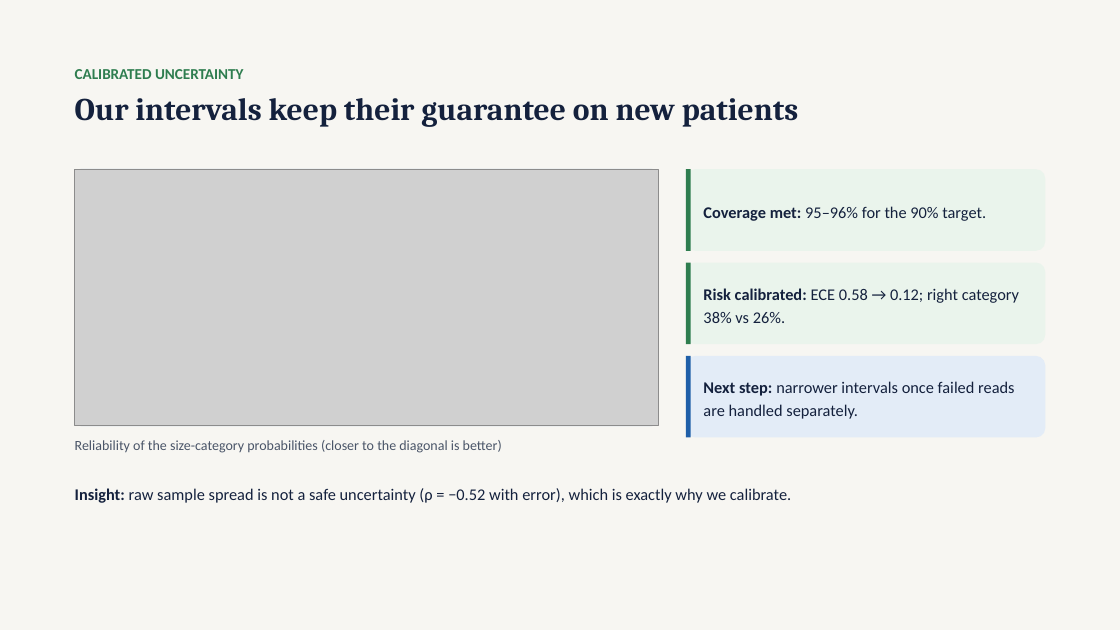
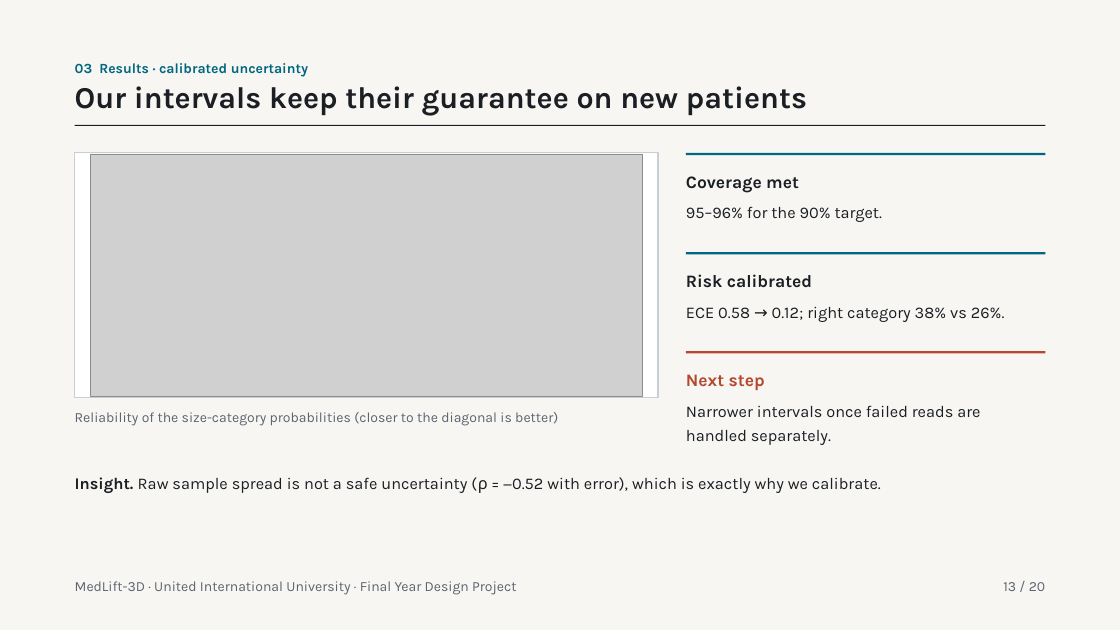
Before and after one commit to tcsquanta/medlift3d, a slide deck: slide 13 of report/MedLift3D_Defense.pptx (slide 14 before the commit). Drawn at 1120x630 pixels with LibreOffice and Linux fonts; fonts in the diff are those of the drawing; grey boxes stand for pictures. Boxes give left, top, right and bottom in pixels: in the first picture for what was removed or moved away, otherwise in the second. Text is boxed around its words. In the diff, an @@ line names an element or a change of style, - is before the commit and + after.

```diff
--- a/report/MedLift3D_Defense.pptx
+++ b/report/MedLift3D_Defense.pptx
@@ text "Our intervals keep their guarantee ...": place and size @@
-text "Our intervals keep their guarantee ..." at (75, 98, 798, 127)
+text "Our intervals keep their guarantee ..." at (75, 86, 807, 116)
@@ text "Our intervals keep their guarantee ..." at (75, 86, 807, 116): size 27 to 26 pt, font Cambria to Karla, text colour #14213D to #1B1F24; line spacing 1.05 to 1 @@
@@ text at (75, 63, 308, 77): text changed; size 13 to 12 pt; font Calibri to Karla; text colour #2E7D4F to #00677F @@
-CALIBRATED UNCERTAINTY
+03 Results · calibrated uncertainty
@@ rectangle added at (75, 125, 1046, 126), fill #1B1F24 @@
@@ rounded rectangle removed at (75, 169, 658, 426) @@
@@ rectangle added at (75, 153, 658, 398), fill #FFFFFF, outline #C9CED4 1 pt @@
@@ picture: place and size @@
-picture at (75, 169, 658, 426)
+picture at (91, 154, 643, 397)
@@ vertical alignment middle to top in 3 elements at (686, 274, 1005, 322), (686, 374, 980, 445), (686, 176, 882, 222) @@
@@ text at (686, 176, 882, 222): text changed; font Calibri to Karla; text colour #14213D to #1B1F24 @@
-Coverage met: 95–96% for the 90% target.
+Coverage met
+95–96% for the 90% target.
@@ rounded rectangle removed at (686, 169, 1046, 250) @@
@@ rectangle removed at (686, 169, 691, 250) @@
@@ rectangle added at (686, 153, 1046, 155), fill #00677F @@
@@ rounded rectangle removed at (686, 262, 1046, 344) @@
@@ rectangle removed at (686, 262, 691, 344) @@
@@ rectangle added at (686, 252, 1046, 255), fill #00677F @@
@@ text at (686, 274, 1005, 322): text changed; font Calibri to Karla; text colour #14213D to #1B1F24 @@
-Risk calibrated: ECE 0.58 → 0.12; right category 38% vs 26%.
+Risk calibrated
+ECE 0.58 → 0.12; right category 38% vs 26%.
@@ rounded rectangle removed at (686, 356, 1046, 438) @@
@@ rectangle removed at (686, 356, 691, 438) @@
@@ rectangle added at (686, 351, 1046, 354), fill #B5472F @@
@@ text at (686, 374, 980, 445): text changed; font Calibri to Karla; text colour #14213D to #1B1F24 @@
-Next step: narrower intervals once failed reads are handled separately.
+Next step
+Narrower intervals once failed reads are handled separately.
@@ text "Reliability of the size-category probabilities ...": place and size @@
-text "Reliability of the size-category probabilities ..." at (75, 440, 502, 453)
+text "Reliability of the size-category probabilities ..." at (75, 412, 558, 426)
@@ text "Reliability of the size-category probabilities ..." at (75, 412, 558, 426): font Calibri to Karla, text colour #4A5568 to #5B6470 @@
@@ text at (75, 477, 881, 493): text changed; font Calibri to Karla; text colour #14213D to #1B1F24 @@
-Insight: raw sample spread is not a safe uncertainty (ρ = −0.52 with error), which is exactly why we calibrate.
+Insight. Raw sample spread is not a safe uncertainty (ρ = −0.52 with error), which is exactly why we calibrate.
@@ text added at (75, 581, 516, 595), 12 pt, text #5B6470 @@
+MedLift-3D · United International University · Final Year Design Project
@@ text added at (1003, 582, 1045, 591), 12 pt, text #5B6470 @@
+13 / 20
```
Also in this commit, not shown: 19 other slides changed, 1 slide removed.
